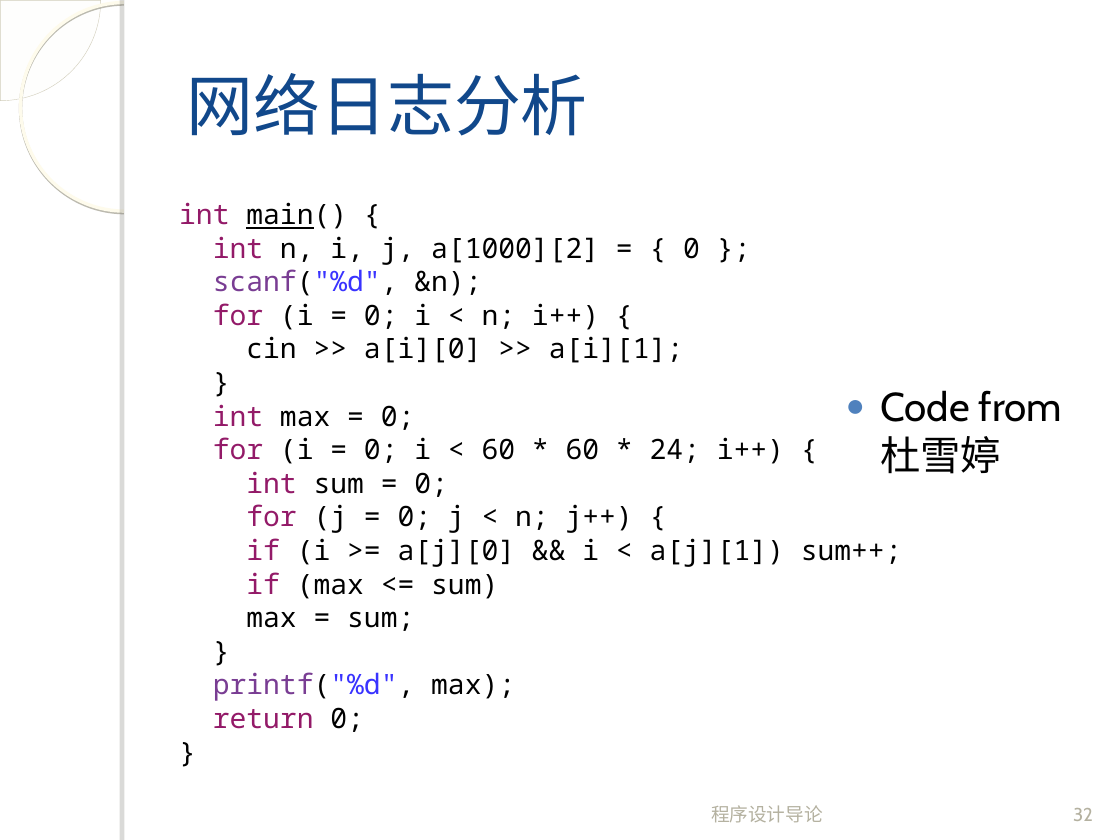
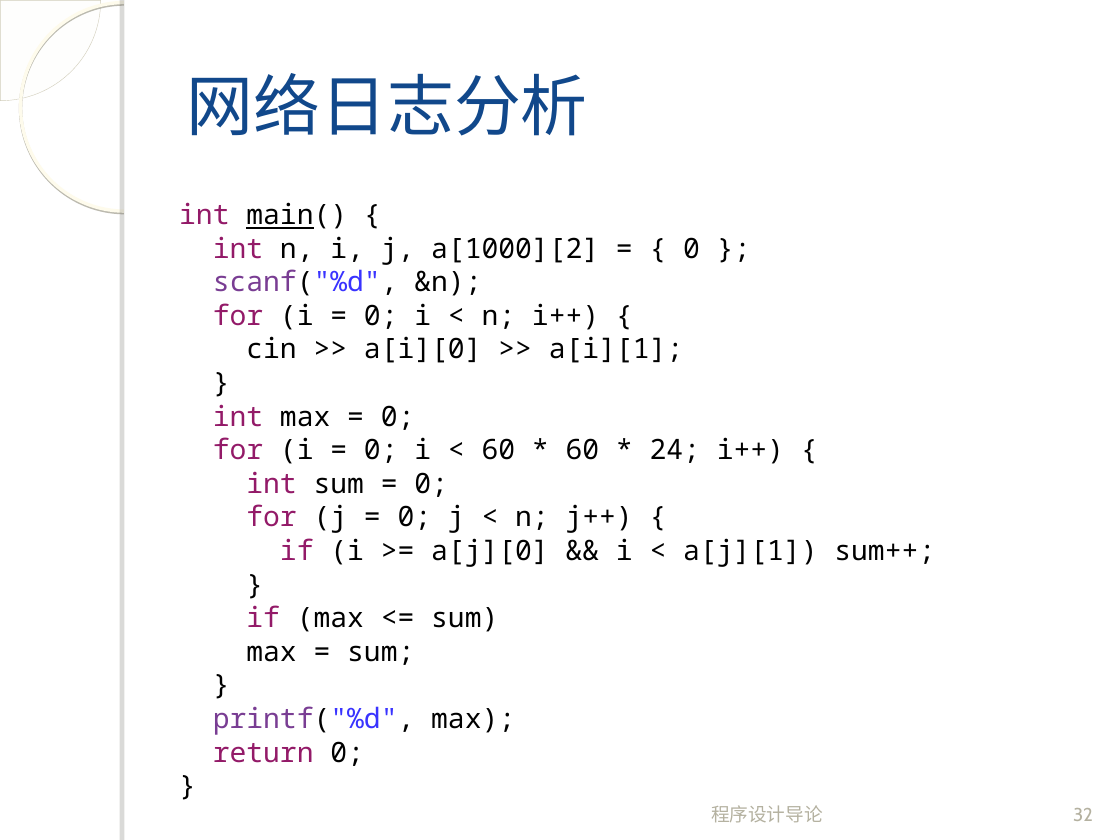
Before and after one commit to fanju1984/introduction-to-programming, a slide deck: slide 32 of introduction-to-programming/slides/2017/Dis03.ppt. Drawn at 1120x840 pixels with LibreOffice and Linux fonts; fonts in the diff are those of the drawing; background and template pictures are left out. Boxes give left, top, right and bottom in pixels: in the first picture for what was removed or moved away, otherwise in the second. Text is boxed around its words. In the diff, an @@ line names an element or a change of style, - is before the commit and + after.

```diff
--- a/introduction-to-programming/slides/2017/Dis03.ppt
+++ b/introduction-to-programming/slides/2017/Dis03.ppt
@@ text at box(179, 202, 935, 766): paragraph added @@
+}
@@ text removed at box(880, 390, 1062, 474) @@
-● Code from 杜雪婷
```
Also in this commit, not shown: 2 other slides changed.
